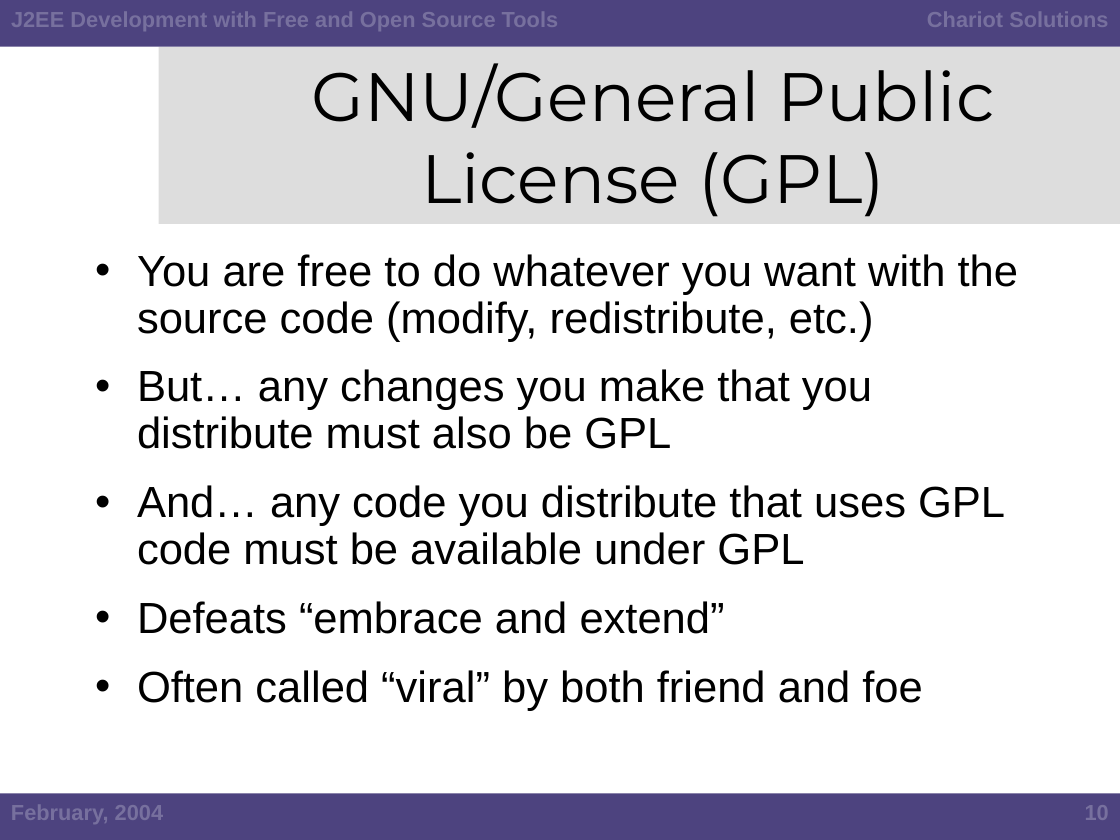
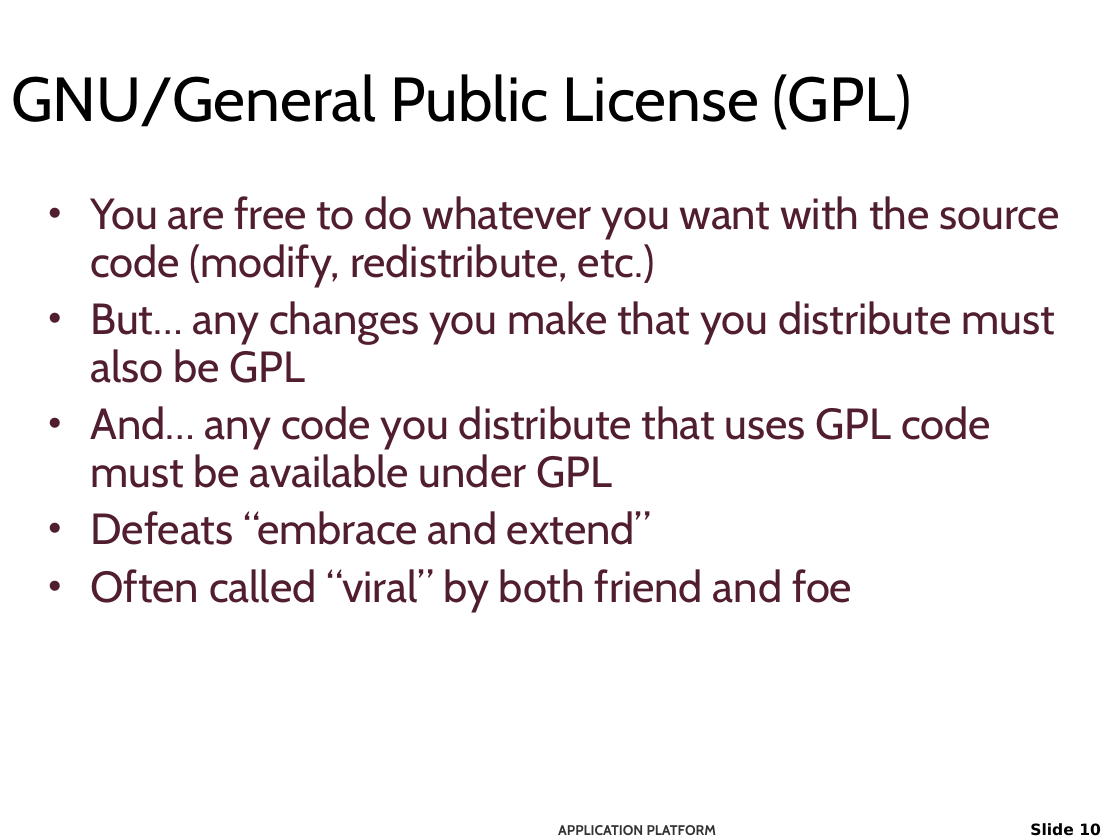
Before and after one commit to netspective/NEFS, a slide deck: slide 10 of support/docs/J2EE Development Using Open Source Software.ppt. Drawn at 1120x840 pixels with LibreOffice and Linux fonts; fonts in the diff are those of the drawing; background and template pictures are left out. Boxes give left, top, right and bottom in pixels: in the first picture for what was removed or moved away, otherwise in the second. Text is boxed around its words. In the diff, an @@ line names an element or a change of style, - is before the commit and + after.

Commit message:
The theme has been replaced, but it's still got foreign content that needs to be replaced and reworked.

```diff
--- a/support/docs/J2EE Development Using Open Source Software.ppt
+++ b/support/docs/J2EE Development Using Open Source Software.ppt
@@ rectangle removed at bbox=[0, 0, 1120, 47] @@
@@ text removed at bbox=[11, 12, 559, 31] @@
-J2EE Development with Free and Open Source Tools
@@ text removed at bbox=[927, 12, 1108, 27] @@
-Chariot Solutions
@@ title "GNU/General Public License (GPL)": place and size @@
-title "GNU/General Public License (GPL)" at bbox=[311, 63, 995, 217]
+title "GNU/General Public License (GPL)" at bbox=[11, 74, 912, 130]
@@ title "GNU/General Public License (GPL)" at bbox=[11, 74, 912, 130]: size 44 to 40 pt, font Montserrat to Cabin; alignment centre to left @@
@@ rectangle removed at bbox=[159, 47, 1120, 224] @@
@@ text "You are free to do ...": place and size @@
-text "You are free to do ..." at bbox=[137, 254, 1018, 711]
+text "You are free to do ..." at bbox=[90, 196, 1060, 613]
@@ text "You are free to do ..." at bbox=[90, 196, 1060, 613]: font Arial to Cabin, text colour #000000 to #511D30; less space between paragraphs; bullet colour #000000 to #511D30 @@
@@ rectangle removed at bbox=[0, 793, 1120, 840] @@
@@ text removed at bbox=[11, 805, 164, 824] @@
-February, 2004
@@ page number removed at bbox=[1085, 805, 1109, 820] @@
-10
@@ text added at bbox=[558, 825, 717, 835], 9 pt, text #333333, bold @@
+APPLICATION PLATFORM
@@ page number added at bbox=[1030, 823, 1101, 836], 10 pt, text #000000, bold @@
+Slide 10
```
Also in this commit, not shown: 87 other slides changed, 1 slide added, 2 slides removed.
